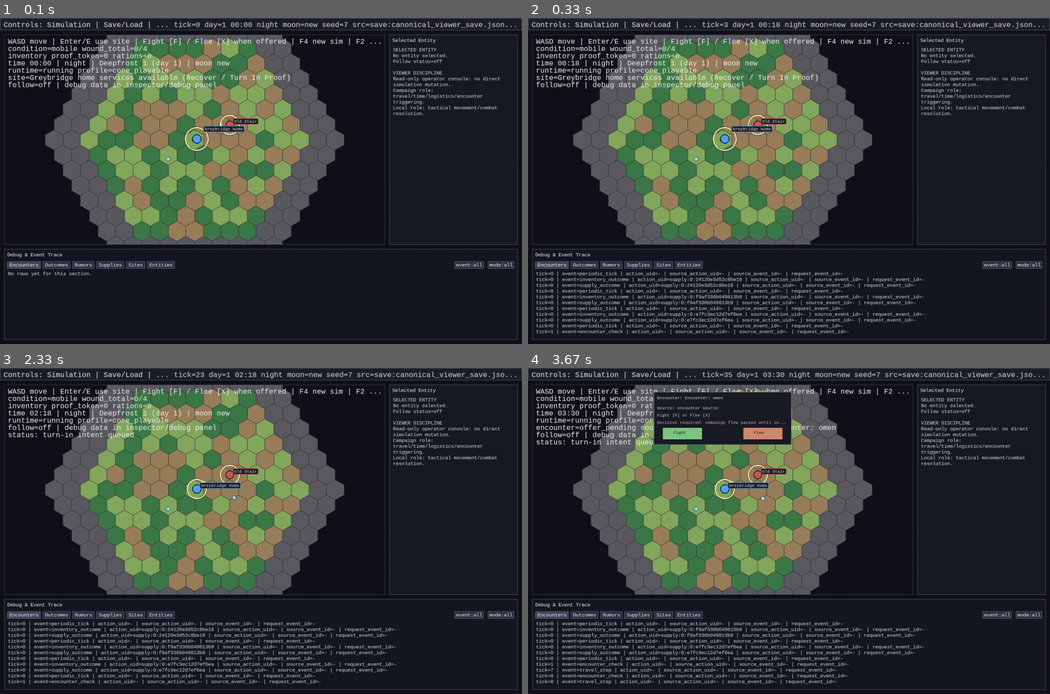
Above: before the commit, frames 1-4 (two rows, left to right).
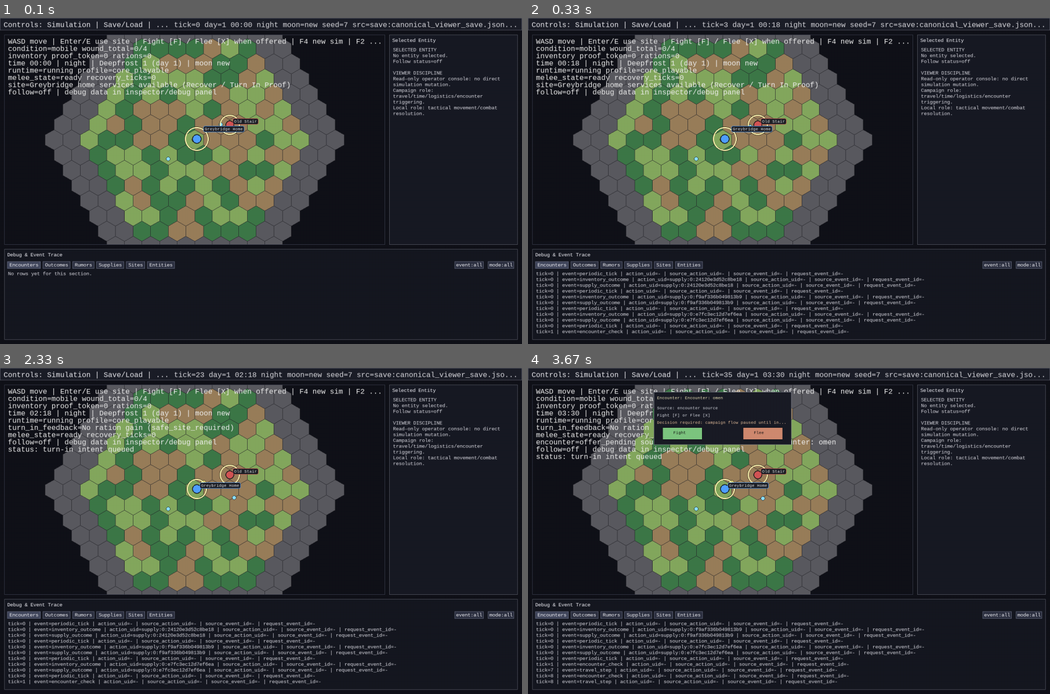
Above: after the commit, the same moments.

Repository: 7seasdotnet/Hexcrawler2
Game: pygame game, started from src/hexcrawler/__main__.py
The game is run twice, just before and just after one commit, with the same random seed, the same clock (stepped at 60 frames per second) and the same inputs.
Inputs:
- Up to frame 1 (0.1 s): no input
- Up to frame 2 (0.33 s): no input
- Up to frame 3 (2.33 s): hold D 0.33-0.8 s; hold W 0.88-1.18 s; tap Enter at 1.22 s; click "Recover" at 1.6 s; click "Turn In Proof" at 1.93 s; click "SELECTED ENTITY" at 2.27 s
- Up to frame 4 (3.67 s): hold D 2.55-3.02 s; hold A 3.05-3.58 s; hold S from 3.62 s (still down)

The runs differ from the first frame. In frame 1, 1.0% of the frame differs, in the area x 1-56%, y 17-25%; in frame 2, 1.0%; in frame 3, 0.9%; in frame 4, 1.0%, in the area x 1-59%, y 17-29%.

Commit message:
T3: tighten local melee cadence and readability in core_playable

Diff:
--- a/src/hexcrawler/cli/pygame_viewer.py
+++ b/src/hexcrawler/cli/pygame_viewer.py
@@ -139,6 +139,9 @@
 HOME_MARKER_RADIUS = 18
 HOME_MARKER_RING_RADIUS = 28
 HOME_MARKER_RING_WIDTH = 3
+LOCAL_INTERPOLATION_SNAP_DISTANCE = 0.08
+RECENT_COMBAT_FEEDBACK_TICK_WINDOW = 20
+RECENT_HIT_FLASH_TICK_WINDOW = 4
 
 CORE_PLAYABLE_MAJOR_SITE_IDS: tuple[str, ...] = ("home_greybridge", "demo_dungeon_entrance")
 CORE_PLAYABLE_DEFAULT_PATROL_ID = "patrol:core_playable"
@@ -820,7 +823,8 @@
         return 0.0
     if not math.isfinite(tick_duration_seconds) or tick_duration_seconds <= 0.0:
         return 1.0
-    return clamp01(elapsed_seconds / tick_duration_seconds)
+    linear_alpha = clamp01(elapsed_seconds / tick_duration_seconds)
+    return (linear_alpha * linear_alpha) * (3.0 - (2.0 * linear_alpha))
 
 
 def lerp(start: float, end: float, alpha: float) -> float:
@@ -848,6 +852,8 @@
         return (current.x, current.y)
     if current is None:
         return (previous.x, previous.y)
+    if math.hypot(current.x - previous.x, current.y - previous.y) <= LOCAL_INTERPOLATION_SNAP_DISTANCE:
+        return (current.x, current.y)
     return (lerp(previous.x, current.x, alpha), lerp(previous.y, current.y, alpha))
 
 
@@ -2067,7 +2073,16 @@
         if entity_id == PLAYER_ID:
             _draw_entity(screen, interpolated[0], interpolated[1], world_center, world_zoom_scale, clip_rect=viewport_rect)
         else:
-            _draw_spawned_entity(screen, entity, interpolated[0], interpolated[1], world_center, world_zoom_scale, clip_rect=viewport_rect)
+            _draw_spawned_entity(
+                screen,
+                sim,
+                entity,
+                interpolated[0],
+                interpolated[1],
+                world_center,
+                world_zoom_scale,
+                clip_rect=viewport_rect,
+            )
     player = sim.state.entities.get(PLAYER_ID)
     active_space = sim.state.world.spaces.get(player.space_id) if player is not None else None
     if active_space is not None and str(getattr(active_space, "role", "")) == "campaign":
@@ -2144,6 +2159,7 @@
 
 def _draw_spawned_entity(
     screen: pygame.Surface,
+    sim: Simulation,
     entity: EntityState,
     world_x: float,
     world_y: float,
@@ -2167,6 +2183,9 @@
             marker_radius = 8
     pygame.draw.circle(screen, marker_color, (x, y), marker_radius)
     pygame.draw.circle(screen, (14, 24, 30), (x, y), marker_radius, 1)
+    last_impact_tick = _last_combat_impact_tick_for_entity(sim, entity_id=entity.entity_id)
+    if isinstance(last_impact_tick, int) and (int(sim.state.tick) - last_impact_tick) <= RECENT_HIT_FLASH_TICK_WINDOW:
+        pygame.draw.circle(screen, (255, 220, 120), (x, y), marker_radius + 4, 2)
     if str(entity.template_id or "") == "encounter_hostile_v1" and is_incapacitated_from_wounds(
         entity.wounds, threshold=WOUND_INCAPACITATE_SEVERITY
     ):
@@ -2275,6 +2294,23 @@
     return None
 
 
+def _last_combat_impact_tick_for_entity(sim: Simulation, *, entity_id: str) -> int | None:
+    for entry in reversed(sim.get_event_trace()):
+        if entry.get("event_type") != COMBAT_OUTCOME_EVENT_TYPE:
+            continue
+        params = entry.get("params")
+        if not isinstance(params, dict):
+            continue
+        if params.get("target_id") != entity_id:
+            continue
+        if params.get("applied") is not True:
+            continue
+        tick = params.get("tick")
+        if isinstance(tick, int):
+            return tick
+    return None
+
+
 def _player_feedback_lines(sim: Simulation, *, entity: EntityState) -> list[str]:
     lines: list[str] = []
     reward_event = _last_event_params(sim, LOCAL_ENCOUNTER_REWARD_EVENT_TYPE, entity_id=entity.entity_id)
@@ -2297,8 +2333,14 @@
         else:
             lines.append(f"turn_in_feedback=No ration gain ({turn_in_event.get('reason', 'unknown')})")
 
+    cooldown_remaining = max(0, int(entity.cooldown_until_tick) - int(sim.state.tick))
+    lines.append(f"melee_state={'recovering' if cooldown_remaining > 0 else 'ready'} recovery_ticks={cooldown_remaining}")
+
     combat_event = _last_combat_outcome_for_entity(sim, entity_id=entity.entity_id)
     if combat_event is not None:
+        event_tick = combat_event.get("tick")
+        if isinstance(event_tick, int) and (int(sim.state.tick) - event_tick) > RECENT_COMBAT_FEEDBACK_TICK_WINDOW:
+            return lines
         applied = bool(combat_event.get("applied"))
         attacker_id = combat_event.get("attacker_id")
         target_id = combat_event.get("target_id")
@@ -2315,6 +2357,12 @@
                 lines.append(
                     f"attack_feedback=COMMIT target={target_label} phase=windup resolve_tick={resolve_tick if isinstance(resolve_tick, int) else '?'}"
                 )
+                return lines
+            if reason == "target_moved":
+                lines.append(f"attack_feedback=MISS target={target_label} reason=target_moved_before_strike")
+                return lines
+            if reason == "cooldown_blocked":
+                lines.append(f"attack_feedback=BLOCKED target={target_label} reason=recovering")
                 return lines
             lines.append(
                 f"attack_feedback={'HIT' if applied else 'MISS'} target={target_label} "
@@ -2449,6 +2497,7 @@
         ),
         f"runtime={'paused' if runtime_state.paused else 'running'} profile={runtime_state.runtime_profile or CORE_PLAYABLE}",
     ]
+    lines.extend(_player_feedback_lines(sim, entity=entity))
     if pending_offer is not None:
         lines.append(
             f"encounter=offer_pending source={pending_offer.get('source_label', '?')} title={pending_offer.get('encounter_label', '?')}"
--- a/src/hexcrawler/sim/combat.py
+++ b/src/hexcrawler/sim/combat.py
@@ -19,7 +19,7 @@
 DEFAULT_CALLED_REGION = "torso"
 MELEE_WINDUP_TICKS = 2
 MELEE_ACTIVE_WINDOW_TICKS = 1
-MELEE_RECOVERY_TICKS = 3
+MELEE_RECOVERY_TICKS = 5
 MELEE_TOTAL_COMMIT_TICKS = MELEE_WINDUP_TICKS + MELEE_ACTIVE_WINDOW_TICKS + MELEE_RECOVERY_TICKS
 DEFAULT_WOUND_SEVERITY = 1
 
@@ -152,6 +152,28 @@
                             applied = True
                             attacker.cooldown_until_tick = int(command.tick) + MELEE_TOTAL_COMMIT_TICKS
                             resolve_tick = int(command.tick) + MELEE_WINDUP_TICKS
+                            sim.append_combat_outcome(
+                                {
+                                    "tick": int(command.tick),
+                                    "intent": ATTACK_INTENT_COMMAND_TYPE,
+                                    "action_uid": f"{command.tick}:{command_index}",
+                                    "attacker_id": attacker_id,
+                                    "target_id": resolved_target_id,
+                                    "target_cell": copy.deepcopy(target_cell) if target_cell is not None else None,
+                                    "mode": mode,
+                                    "weapon_ref": weapon_ref if isinstance(weapon_ref, str) else None,
+                                    "called_region": called_region,
+                                    "region_hit": None,
+                                    "applied": False,
+                                    "reason": "windup_started",
+                                    "strike_phase": "windup",
+                                    "resolve_tick": resolve_tick,
+                                    "recovery_until_tick": attacker.cooldown_until_tick,
+                                    "wound_deltas": [],
+                                    "roll_trace": [],
+                                    "tags": list(tags),
+                                }
+                            )
                             sim.schedule_event_at(
                                 tick=resolve_tick,
                                 event_type=ATTACK_RESOLVE_EVENT_TYPE,
--- a/tests/test_combat_execution_module.py
+++ b/tests/test_combat_execution_module.py
@@ -59,6 +59,14 @@
     if target_cell is not None:
         params["target_cell"] = target_cell
     return SimCommand(tick=tick, command_type=ATTACK_INTENT_COMMAND_TYPE, params=params)
+
+
+def _first_outcome_with_reason(sim: Simulation, reason: str) -> dict[str, object]:
+    return next(entry for entry in sim.state.combat_log if entry.get("reason") == reason)
+
+
+def _first_applied_outcome(sim: Simulation) -> dict[str, object]:
+    return next(entry for entry in sim.state.combat_log if entry.get("applied") is True)
 
 
 def test_attack_intent_has_no_authoritative_effect_before_tick_executes() -> None:
@@ -110,7 +118,7 @@
     sim.append_command(_attack_command(tick=0, target_id=None, target_cell={"space_id": LOCAL_SPACE_ID, "coord": {"q": 1, "r": 0}}))
     sim.advance_ticks(3)
 
-    outcome = sim.state.combat_log[0]
+    outcome = _first_applied_outcome(sim)
     assert outcome["applied"] is True
     assert "affected" in outcome
     assert outcome["reason"] == "resolved"
@@ -165,7 +173,7 @@
     sim.advance_ticks(8)
 
     reasons = [entry["reason"] for entry in sim.state.combat_log]
-    assert reasons == ["cooldown_blocked", "cooldown_blocked", "resolved"]
+    assert reasons == ["windup_started", "cooldown_blocked", "cooldown_blocked", "resolved"]
 
 
 def test_combat_state_round_trip_and_hash_is_stable() -> None:
@@ -334,12 +342,12 @@
 def test_called_region_defaults_to_canonical_torso_for_omitted_and_null_target_region() -> None:
     sim = _build_sim()
     omitted = _attack_command(tick=0)
-    explicit_null = _attack_command(tick=6)
+    explicit_null = _attack_command(tick=8)
     explicit_null.params["target_region"] = None
 
     sim.append_command(omitted)
     sim.append_command(explicit_null)
-    sim.advance_ticks(10)
+    sim.advance_ticks(12)
 
     resolved = [entry for entry in sim.state.combat_log if entry.get("applied") is True]
     first, second = resolved
@@ -477,7 +485,7 @@
     front.append_command(_attack_command(tick=0, target_id="target"))
     front.advance_ticks(3)
 
-    front_outcome = front.state.combat_log[0]
+    front_outcome = _first_applied_outcome(front)
     assert front_outcome["applied"] is True
     assert front_outcome["reason"] == "resolved"
     assert "affected" in front_outcome
@@ -488,7 +496,7 @@
     behind.append_command(_attack_command(tick=0, target_id="target"))
     behind.advance_ticks(3)
 
-    behind_outcome = behind.state.combat_log[0]
+    behind_outcome = _first_outcome_with_reason(behind, "invalid_arc")
     assert behind_outcome["applied"] is False
     assert behind_outcome["reason"] == "invalid_arc"
     assert "affected" not in behind_outcome
@@ -582,7 +590,7 @@
     local_hex = _build_sim()
     local_hex.append_command(_attack_command(tick=0, target_id="target"))
     local_hex.advance_ticks(3)
-    assert local_hex.state.combat_log[0]["applied"] is True
+    assert _first_applied_outcome(local_hex)["applied"] is True
 
     local_square = _build_sim()
     local_square.state.world.spaces["local_square"] = SpaceState(
@@ -599,7 +607,7 @@
     local_square.state.entities["target"].position_y = 0.0
     local_square.append_command(_attack_command(tick=0, target_id="target"))
     local_square.advance_ticks(3)
-    assert local_square.state.combat_log[0]["applied"] is True
+    assert _first_applied_outcome(local_square)["applied"] is True
 
     campaign_square = _build_sim()
     campaign_square.state.world.spaces["campaign_square"] = SpaceState(
@@ -616,8 +624,7 @@
     campaign_square.state.entities["target"].position_y = 0.0
     campaign_square.append_command(_attack_command(tick=0, target_id="target"))
     campaign_square.advance_ticks(3)
-    assert campaign_square.state.combat_log[0]["applied"] is False
-    assert campaign_square.state.combat_log[0]["reason"] == "tactical_not_allowed_in_campaign_space"
+    assert _first_outcome_with_reason(campaign_square, "tactical_not_allowed_in_campaign_space")["applied"] is False
 
 
 def test_legacy_world_payload_defaults_space_roles_deterministically() -> None:
--- a/tests/test_local_hostile_behavior_slice.py
+++ b/tests/test_local_hostile_behavior_slice.py
@@ -107,7 +107,7 @@
     sim.advance_ticks(3)
 
     assert sim.state.combat_log
-    first = sim.state.combat_log[0]
+    first = next(row for row in sim.state.combat_log if row.get("applied") is True)
     assert first["intent"] == ATTACK_INTENT_COMMAND_TYPE
     assert first["attacker_id"].startswith("encounter_participant:")
     assert first["target_id"] == DEFAULT_PLAYER_ENTITY_ID
@@ -313,7 +313,7 @@
 
     hostile.position_x = player.position_x + 1.0
     hostile.position_y = player.position_y
-    sim.advance_ticks(4)
+    sim.advance_ticks(10)
 
     second_count = len([row for row in sim.state.combat_log if row.get("applied") is True])
     assert second_count >= 2
--- a/tests/test_pygame_viewer_cli.py
+++ b/tests/test_pygame_viewer_cli.py
@@ -1482,9 +1482,47 @@
 
     lines = _player_feedback_lines(sim, entity=scout)
 
+    assert any("melee_state=ready" in line for line in lines)
     assert any("PROOF TOKEN GAINED +1" in line for line in lines)
     assert any("RATIONS GAINED +1" in line for line in lines)
     assert any("attack_feedback=HIT" in line and "neutralized=yes" in line for line in lines)
+
+
+def test_player_feedback_lines_surface_target_moved_and_recovery_block_reasons() -> None:
+    sim = _build_viewer_simulation("content/examples/basic_map.json", with_encounters=False)
+    scout = sim.state.entities[PLAYER_ID]
+
+    sim.schedule_event_at(
+        tick=sim.state.tick,
+        event_type="combat_outcome",
+        params={
+            "tick": sim.state.tick,
+            "attacker_id": PLAYER_ID,
+            "target_id": "hostile:test",
+            "applied": False,
+            "reason": "target_moved",
+        },
+    )
+    sim.advance_ticks(1)
+
+    lines = _player_feedback_lines(sim, entity=scout)
+    assert any("attack_feedback=MISS" in line and "target_moved_before_strike" in line for line in lines)
+
+    sim.schedule_event_at(
+        tick=sim.state.tick,
+        event_type="combat_outcome",
+        params={
+            "tick": sim.state.tick,
+            "attacker_id": PLAYER_ID,
+            "target_id": "hostile:test",
+            "applied": False,
+            "reason": "cooldown_blocked",
+        },
+    )
+    sim.advance_ticks(1)
+
+    lines = _player_feedback_lines(sim, entity=scout)
+    assert any("attack_feedback=BLOCKED" in line and "reason=recovering" in line for line in lines)
 
 
 def test_context_menu_layout_wraps_long_rows_and_click_index_maps_correctly() -> None:
@@ -1839,6 +1877,7 @@
     lines = _player_facing_hud_lines(sim, entity=sim.state.entities[PLAYER_ID], runtime_state=runtime_state)
 
     assert any(line.startswith("condition=") for line in lines)
+    assert any(line.startswith("melee_state=") for line in lines)
     assert any("proof_token=" in line and "rations=" in line for line in lines)
     assert any(line.startswith("time ") for line in lines)
     assert all("player_world=" not in line for line in lines)
--- a/tests/test_pygame_viewer_runtime.py
+++ b/tests/test_pygame_viewer_runtime.py
@@ -1,21 +1,40 @@
 import pygame
+from types import SimpleNamespace
 
 from hexcrawler.cli.pygame_viewer import (
     FOLLOW_STATUS_INACTIVE,
     FOLLOW_STATUS_OFF,
     FOLLOW_STATUS_ON,
     HEX_SIZE,
+    LOCAL_INTERPOLATION_SNAP_DISTANCE,
     PLAYER_ID,
     FollowSelectionState,
     _apply_follow_selected_camera,
     _build_viewer_simulation,
+    compute_interpolation_alpha,
     _drain_sim_accumulator,
     _focus_camera_on_selected,
+    interpolate_entity_position,
     _single_player_offer_pause,
     _selected_entity_lines,
 )
 from hexcrawler.sim.core import EntityState
 from hexcrawler.sim.hash import simulation_hash, world_hash
+
+
+def test_compute_interpolation_alpha_uses_eased_curve() -> None:
+    alpha = compute_interpolation_alpha(elapsed_seconds=0.05, tick_duration_seconds=0.1)
+
+    assert alpha == 0.5
+
+
+def test_interpolate_entity_position_snaps_small_deltas_to_current() -> None:
+    prev_snapshot = {"scout": SimpleNamespace(x=1.0, y=2.0)}
+    curr_snapshot = {"scout": SimpleNamespace(x=1.0 + (LOCAL_INTERPOLATION_SNAP_DISTANCE * 0.5), y=2.0)}
+
+    interpolated = interpolate_entity_position(prev_snapshot, curr_snapshot, "scout", alpha=0.1)
+
+    assert interpolated == (curr_snapshot["scout"].x, curr_snapshot["scout"].y)
 
 
 def test_drain_sim_accumulator_handles_invalid_values() -> None:
--- a/tests/test_reward_turn_in_loop_p5.py
+++ b/tests/test_reward_turn_in_loop_p5.py
@@ -157,7 +157,7 @@
     assert player.space_id == local_space_id
     assert hostile.space_id == local_space_id
 
-    for offset in (0, 6, 12):
+    for offset in (0, 8, 16):
         sim.append_command(
             SimCommand(
                 tick=sim.state.tick + offset,
@@ -171,7 +171,7 @@
                 },
             )
         )
-    sim.advance_ticks(20)
+    sim.advance_ticks(30)
     assert len(hostile.wounds) >= 3
 
     exit_coord = begin["params"]["return_exit_coord"]
Not shown, changed: docs/STATUS.md
